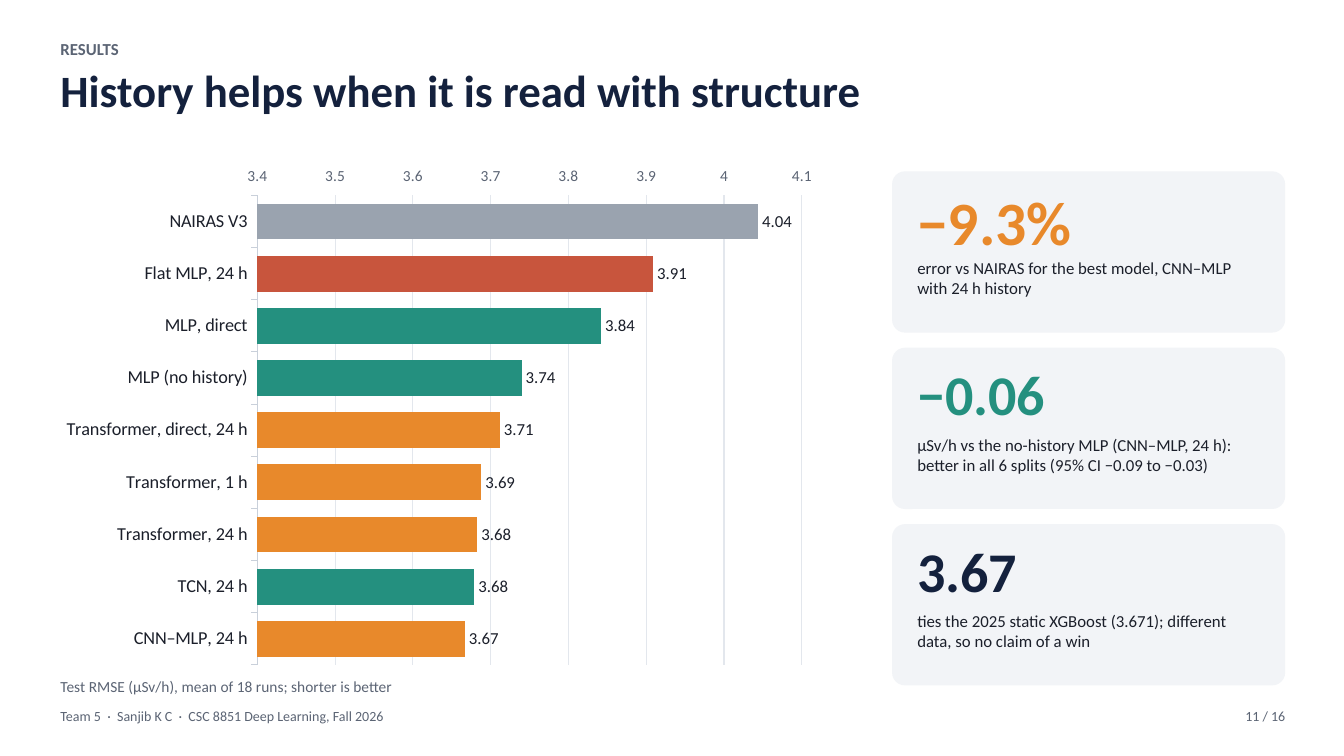
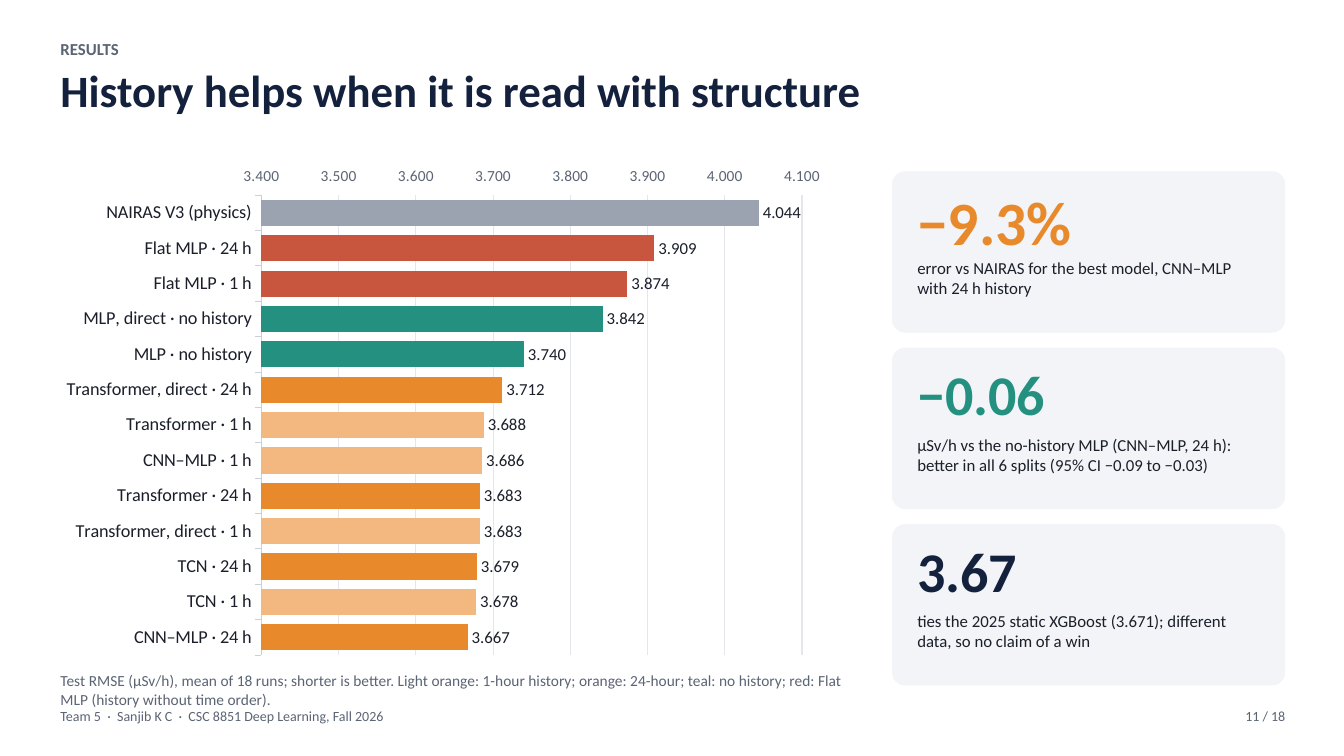
Before and after one commit to thesanjibkc/Deep_learning_project, a slide deck: slide 11 of poster/Team5_Sanjib_KC_slides.pptx. Drawn at 1344x756 pixels with LibreOffice and Linux fonts; fonts in the diff are those of the drawing. Boxes give left, top, right and bottom in pixels: in the first picture for what was removed or moved away, otherwise in the second. Text is boxed around its words. In the diff, an @@ line names an element or a change of style, - is before the commit and + after.

```diff
--- a/poster/Team5_Sanjib_KC_slides.pptx
+++ b/poster/Team5_Sanjib_KC_slides.pptx
@@ bar chart at (50, 156, 857, 665) @@
-categories: NAIRAS V3, Flat MLP, 24 h, MLP, direct, MLP (no history), Transformer, direct, 24 h, Transformer, 1 h, Transformer, 24 h, TCN, 24 h, CNN–MLP, 24 h
+categories: NAIRAS V3 (physics), Flat MLP · 24 h, Flat MLP · 1 h, MLP, direct · no history, MLP · no history, Transformer, direct · 24 h, Transformer · 1 h, CNN–MLP · 1 h, Transformer · 24 h, Transformer, direct · 1 h, TCN · 24 h, TCN · 1 h, CNN–MLP · 24 h
-Series 1: 4.04, 3.91, 3.84, 3.74, 3.71, 3.69, 3.68, 3.68, 3.67
+Series 1: 4.044, 3.909, 3.874, 3.842, 3.74, 3.712, 3.688, 3.686, 3.683, 3.683, 3.679, 3.678, 3.667
@@ data labels of Series 1 changed @@
@@ value axis changed @@
@@ bar spacing changed @@
@@ bar chart: place and size @@
-bar chart at (50, 156, 857, 676)
+bar chart at (50, 156, 857, 665)
@@ text at (60, 675, 841, 708): text changed @@
-Test RMSE (µSv/h), mean of 18 runs; shorter is better
+Test RMSE (µSv/h), mean of 18 runs; shorter is better. Light orange: 1-hour history; orange: 24-hour; teal: no history; red: Flat MLP (history without time order).
@@ text at (1245, 711, 1285, 721): text changed @@
-11 / 16
+11 / 18
```
Also in this commit, not shown: 15 other slides changed, 2 slides added, 16 other files.
